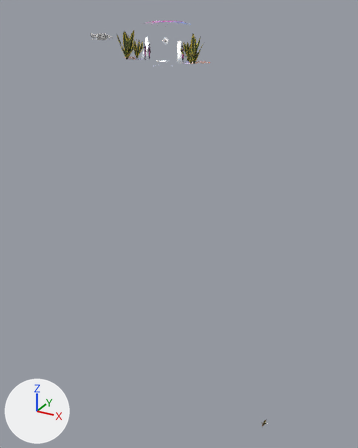
What one commit did to the glTF model public/assets/animacao-ufes.glb.
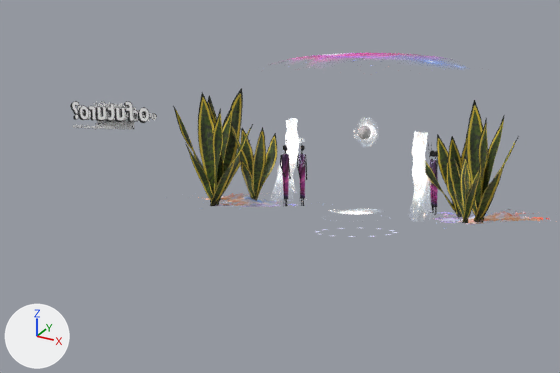
Each version is shown whole from a 50 mm lens placed at (4.69, -8.15, 0.52), pointed at (0.44, -0.43, -3.34), then close up on the part from 20% to 60% of the width and 2% to 23% of the height. Arrows for +X, +Y and +Z are at lower left; the lights stay in place. Where no turn or scale is listed for an object, it has been applied to the vertices.

Objects in the first close-up: 'Plane.002', 'Plane.003', 'espada-de-santa-barbara.004', 'espada-de-santa-barbara.005', 'espada-de-santa-barbara.006', 'espada-de-santa-barbara.008', 'espada-de-santa-barbara.010', 'espada-de-santa-barbara.012', 'galaxia.003', 'texto - Nego Bispo.010', 'tronco-etereo.003'.
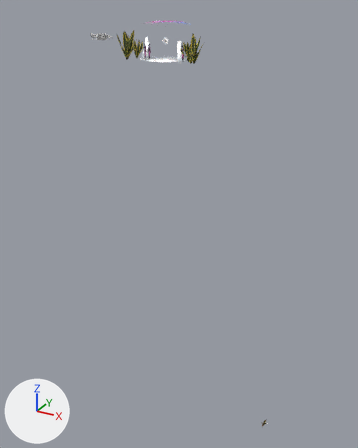
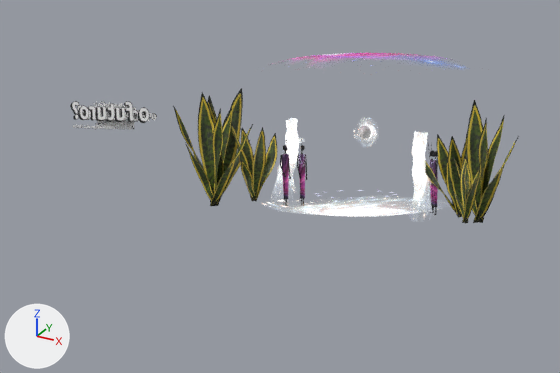
Commit message: remove alguns modelos com alpha

What differs and where, as boxes [x1, y1, x2, y2] in the close-ups (560 x 373 px):
```json
{"object": "galaxia.003", "change": "rescaled", "before": [330, 208, 373, 214], "after": [265, 196, 421, 216]}
{"object": "Plane.002", "change": "deleted", "before": [412, 209, 549, 225]}
{"object": "Plane.003", "change": "deleted", "before": [165, 193, 324, 207]}
{"object": "circulos.007", "change": "moved", "before": [325, 228, 397, 237], "after": [318, 190, 397, 198]}
```

Edits to the scene script, one JSON object a line:
```json
{"op": "set", "path": "ob_galaxia_003.scale", "old": "(0.441, 0.441, 0.3)", "new": "(1.51, 1.51, 1.02)"}
{"op": "set", "path": "ob_circulos_centro.location", "old": "(-0.052, -0.128, -0.405)", "new": "(-0.052, -0.128, -0.349)"}
{"op": "set", "path": "ob_circulos_centro.scale", "old": "(1.0, 1.0, 1.0)", "new": "(0.768, 0.768, 0.768)"}
{"op": "set", "path": "ob_circulos_007.location", "old": "(-0.052, -0.128, -0.468)", "new": "(-0.052, -0.128, -0.303)"}
{"op": "remove", "block": "ob_plane_002", "code": ["ob_plane_002 = bpy.data.objects.new('Plane.002', me_plane_004)", "ob_plane_002.location = (0.686, -0.15, -0.334)"]}
{"op": "remove", "block": "ob_plane_003", "code": ["ob_plane_003 = bpy.data.objects.new('Plane.003', me_plane_006)", "ob_plane_003.location = (-0.731, 0.018, -0.334)", "ob_plane_003.rotation_euler = (3.142, 0.0, 0.0)  # degrees (180, 0, 0)", "ob_plane_003.scale = (-1.0, -1.0, -1.0)"]}
```
